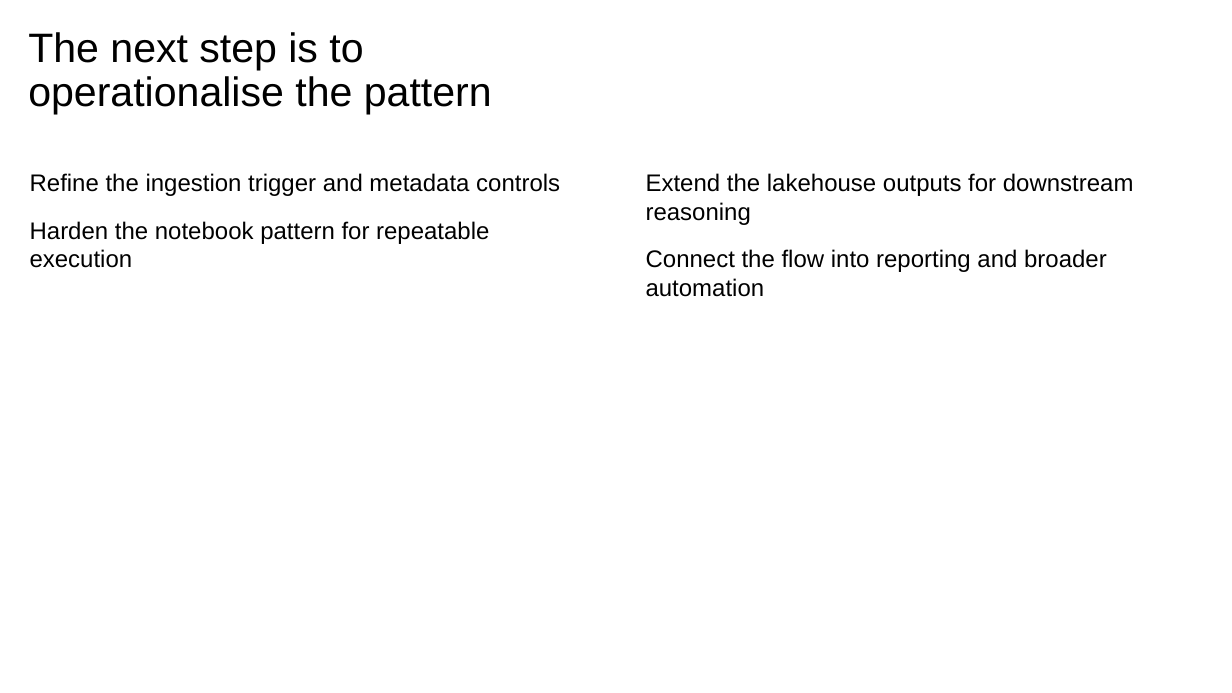
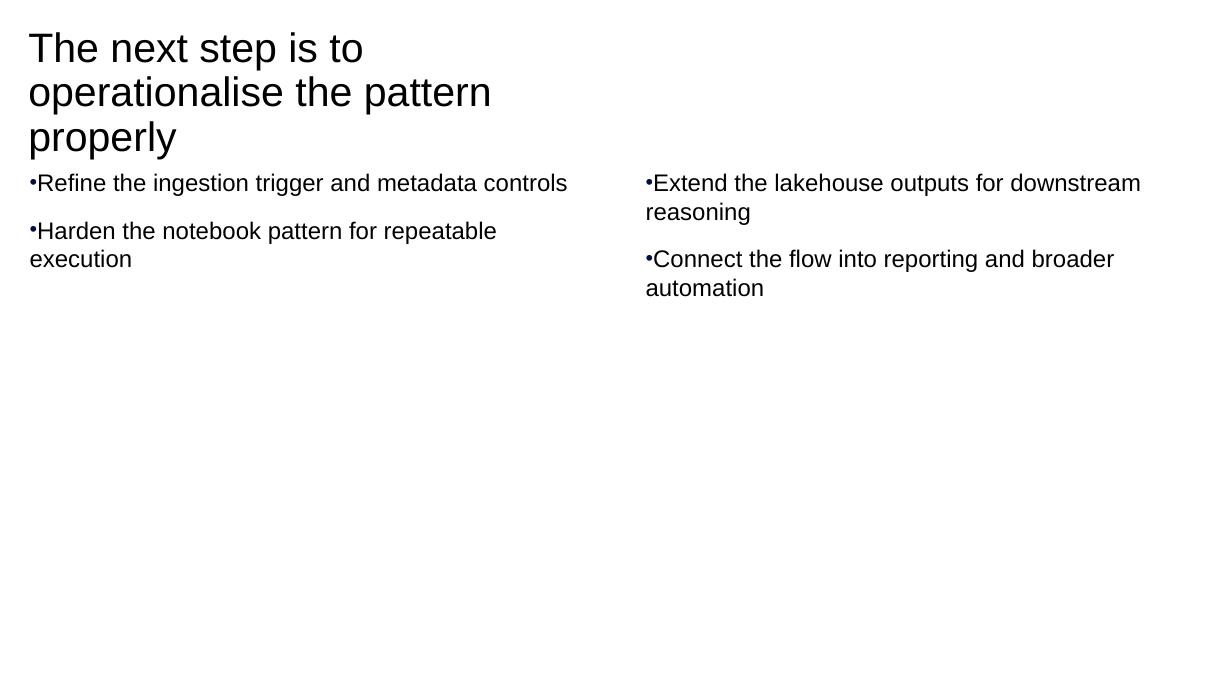
Before and after one commit to davidrrowley/PowerPointAutoGen, a slide deck: slide 10 of scripts/PowerPoint Slide Inventory Script/ibm_yaml_test_v6.pptx. Drawn at 1232x693 pixels with LibreOffice and Linux fonts; fonts in the diff are those of the drawing. Boxes give left, top, right and bottom in pixels: in the first picture for what was removed or moved away, otherwise in the second. Text is boxed around its words. In the diff, an @@ line names an element or a change of style, - is before the commit and + after.

```diff
--- a/scripts/PowerPoint Slide Inventory Script/ibm_yaml_test_v6.pptx
+++ b/scripts/PowerPoint Slide Inventory Script/ibm_yaml_test_v6.pptx
@@ title at (28,32,492,159): text changed @@
-The next step is to operationalise the pattern
+The next step is to operationalise the pattern properly
@@ text "Refine the ingestion trigger and ..." at (30,173,568,268): bullet none to • @@
@@ text "Extend the lakehouse outputs for ..." at (646,173,1141,297): bullet none to • @@
```
Also in this commit, not shown: 9 other slides changed, 5 other files.
